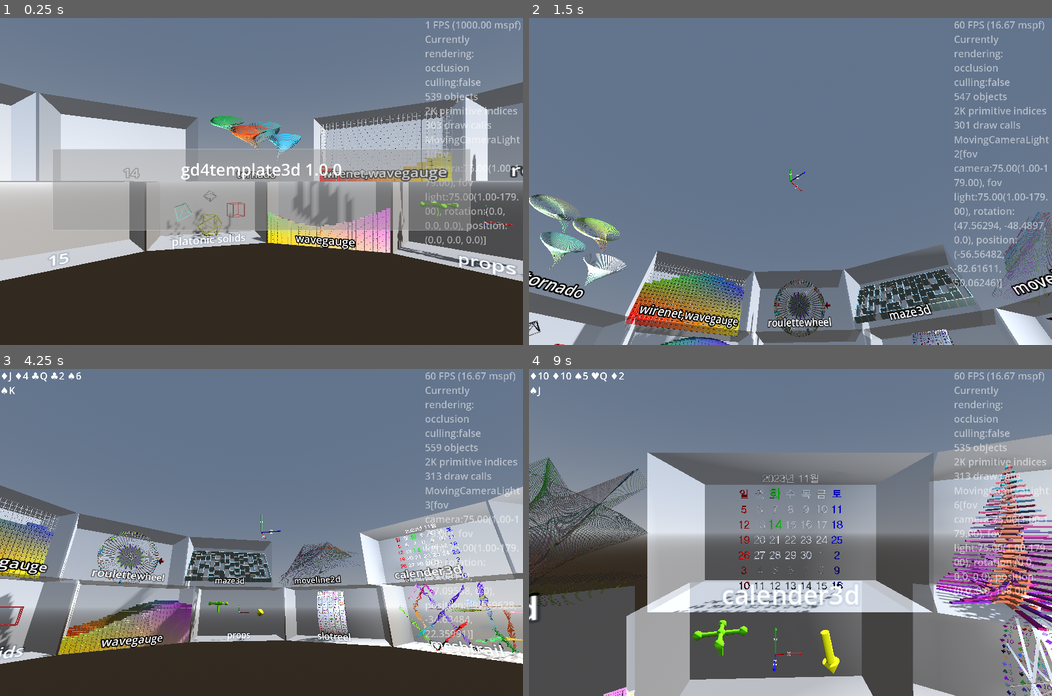
Above: before the commit, frames 1-4 (two rows, left to right).
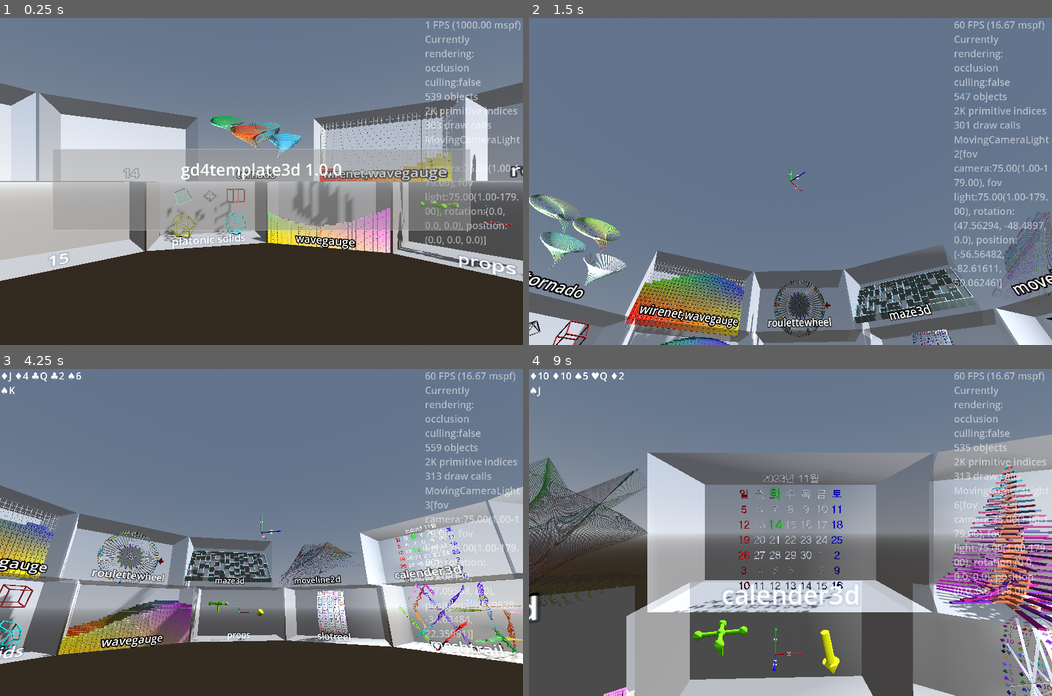
Above: after the commit, the same moments.

Repository: kasworld/gd4template3d
Game: Godot game, scene res://main.tscn
Two runs of this game, one before a commit and one after it. Both use one fixed random seed, a clock stepped at 60 frames per second and the inputs below.
Inputs (mouse positions are in pixels of both pictures, inside the frame that each line leads up to):
- Up to frame 1 (0.25 s): no input
- Up to frame 2 (1.5 s): tap Enter at 0.5 s; move the mouse to (905, 165) at 0.52 s; hold Right 0.53-1.28 s; tap Q at 0.6 s; click (905, 165) at 0.67 s; move the mouse to (685, 197) at 1.27 s; hold Down from 1.28 s (still down); tap E at 1.35 s
- Up to frame 3 (4.25 s): move the mouse to (313, 460) at 2.02 s; release Down at 2.03 s; hold Right 2.03-2.78 s; tap Enter at 2.1 s; move the mouse to (235, 597) at 2.77 s; hold Up 2.78-3.53 s; tap Q at 2.85 s; click (235, 597) at 2.92 s; move the mouse to (418, 581) at 3.52 s; hold Left from 3.53 s (still down); tap E at 3.6 s
- Up to frame 4 (9 s): move the mouse to (633, 483) at 4.27 s; tap one key every 0.75 s from 4.35 s: Enter Q E Enter Q E Enter; move the mouse to (816, 532) at 5.02 s; release Left at 5.03 s; hold Down 5.03-5.78 s; click (816, 532) at 5.17 s; move the mouse to (712, 450) at 5.77 s; hold Right 5.78-6.53 s; move the mouse to (905, 516) at 6.52 s; hold Up 6.53-7.28 s; move the mouse to (685, 548) at 7.27 s; hold Right 7.28-8.03 s; click (685, 548) at 7.42 s; move the mouse to (842, 460) at 8.02 s; hold Down 8.03-8.78 s; move the mouse to (764, 597) at 8.77 s; hold Left from 8.78 s (still down)

The runs differ from the first frame. In frame 1, 0.7% of the frame differs, in the area x 30-48%, y 51-69%; in frame 2, 0.1%; in frame 3, 0.3%; in frame 4, less than 0.1%.

Commit message:
add DodecahedronLines PointListToLineList

Diff:
--- a/main.gd
+++ b/main.gd
@@ -101,6 +101,7 @@
 var wire_tetrahedron :MultiMeshShape
 var wire_octahedron :MultiMeshShape
 var wire_icosahedron :MultiMeshShape
+var wire_dodecahedron :MultiMeshShape
 func platonic_solids_demo(glasscabinet :GlassCabinet, labeltext :String = "") -> void:
 	if labeltext != "":
 		glasscabinet.set_label_text(labeltext)
@@ -108,11 +109,13 @@
 	wire_cube = preload("res://multi_mesh_shape/multi_mesh_shape.tscn").instantiate(
 		).init_wire_box( Vector3(20,20,20), 1, random_color())
 	glasscabinet.add_child(wire_cube)
-	wire_cube.position = Vector3(WorldSize.x/4, 0,0)
+	wire_cube.position = Vector3(WorldSize.x/4, WorldSize.y/4,0)
+
 	wire_tetrahedron = preload("res://multi_mesh_shape/multi_mesh_shape.tscn").instantiate(
 		).multi_line_by_pos( MultiMeshShape.TetrahedronLines, 1, random_color())
 	glasscabinet.add_child(wire_tetrahedron)
-	wire_tetrahedron.position = Vector3(-WorldSize.x/4, 0,0)
+	wire_tetrahedron.position = Vector3(-WorldSize.x/4, WorldSize.y/4,0)
+
 	wire_octahedron = preload("res://multi_mesh_shape/multi_mesh_shape.tscn").instantiate(
 		).multi_line_by_pos( MultiMeshShape.OctahedronLines, 1, random_color())
 	glasscabinet.add_child(wire_octahedron)
@@ -121,7 +124,12 @@
 	wire_icosahedron = preload("res://multi_mesh_shape/multi_mesh_shape.tscn").instantiate(
 		).multi_line_by_pos( MultiMeshShape.IcosahedronLines, 1, random_color())
 	glasscabinet.add_child(wire_icosahedron)
-	wire_icosahedron.position = Vector3(0,-WorldSize.y/4,0)
+	wire_icosahedron.position = Vector3(-WorldSize.x/4,-WorldSize.y/4,0)
+
+	wire_dodecahedron = preload("res://multi_mesh_shape/multi_mesh_shape.tscn").instantiate(
+		).multi_line_by_pos( MultiMeshShape.DodecahedronLines, 1, random_color())
+	glasscabinet.add_child(wire_dodecahedron)
+	wire_dodecahedron.position = Vector3(WorldSize.x/4,-WorldSize.y/4,0)
 
 	platonic_solids_animation.animation_ended.connect(platonic_solids_animation_ended)
 	start_platonic_solids_animation()
@@ -147,6 +155,10 @@
 	axis = [Vector3.Axis.AXIS_X, Vector3.Axis.AXIS_Y, Vector3.Axis.AXIS_Z].pick_random()
 	platonic_solids_animation.start_rotate_subfield(
 		"ani_rot", wire_icosahedron, axis , wire_icosahedron.rotation[axis], wire_icosahedron.rotation[axis] + diff, 1.0)
+	diff = [PI/2,-PI/2].pick_random()
+	axis = [Vector3.Axis.AXIS_X, Vector3.Axis.AXIS_Y, Vector3.Axis.AXIS_Z].pick_random()
+	platonic_solids_animation.start_rotate_subfield(
+		"ani_rot", wire_dodecahedron, axis , wire_dodecahedron.rotation[axis], wire_dodecahedron.rotation[axis] + diff, 1.0)
 
 
 var tornado_list :Array # [ tornado , colorinfo ]
--- a/multi_mesh_shape/multi_mesh_shape.gd
+++ b/multi_mesh_shape/multi_mesh_shape.gd
@@ -138,41 +138,59 @@
 	Vector3(-golden_ratio,0,-1),
 ]
 
-static var IcosahedronLines := make_line_from_sorted_point_list(
-	sort_points_for_line(
-		multiply_points(IcosahedronPoints,10)
-	),5)
-
-static func multiply_points(point_list:Array, m :float) -> Array:
+static var IcosahedronLines := PointListToLineList(IcosahedronPoints,5,10)
+
+static var DodecahedronPoints := [
+	Vector3(1,1,1),
+	Vector3(-1,1,1),
+	Vector3(1,-1,1),
+	Vector3(-1,-1,1),
+	Vector3(1,1,-1),
+	Vector3(-1,1,-1),
+	Vector3(1,-1,-1),
+	Vector3(-1,-1,-1),
+	Vector3(0, 1/golden_ratio, golden_ratio),
+	Vector3(0, -1/golden_ratio, golden_ratio),
+	Vector3(0, 1/golden_ratio, -golden_ratio),
+	Vector3(0, -1/golden_ratio, -golden_ratio),
+	Vector3(1/golden_ratio, golden_ratio, 0),
+	Vector3(-1/golden_ratio, golden_ratio, 0),
+	Vector3(1/golden_ratio, -golden_ratio, 0),
+	Vector3(-1/golden_ratio, -golden_ratio, 0),
+	Vector3(golden_ratio, 0, 1/golden_ratio),
+	Vector3(golden_ratio, 0, -1/golden_ratio),
+	Vector3(-golden_ratio, 0, 1/golden_ratio),
+	Vector3(-golden_ratio, 0, -1/golden_ratio),
+]
+
+static var DodecahedronLines := PointListToLineList(DodecahedronPoints,3,10)
+
+static func PointListToLineList(point_list:Array, cut_count :int, m :float =1) -> Array:
+	var muliplied_point_list := []
+	# multiply_points
+	for p in point_list:
+		muliplied_point_list.append(p *m)
+	var sorted_point_list_list := []
+	# 각 배열의 첫 원소와 가장 가까운 순으로 점들을 정렬한다.
+	for p :Vector3 in muliplied_point_list:
+		var plist := muliplied_point_list.duplicate()
+		plist.sort_custom(func(a , b): return p.distance_to(a) < p.distance_to(b))
+		sorted_point_list_list.append(plist)
+	# make_line_from_sorted_point_list_list
+	var line_list := []
+	for v in sorted_point_list_list:
+		for i in cut_count:
+			# prepare del duplicated line
+			if v[0] < v[1+i]:
+				line_list.append([v[0], v[1+i]])
+			else:
+				line_list.append([v[1+i], v[0]])
+	line_list.sort_custom(func(a,b): return a < b)
 	var rtn := []
-	for p in point_list:
-		rtn.append(p *m)
+	# del duplicated line
+	for i in range(0,line_list.size(),2):
+		rtn.append(line_list[i])
 	return rtn
-
-# 각 배열의 첫 원소와 가장 가까운 순으로 점들을 정렬한다.
-static func sort_points_for_line(point_list :Array) -> Array:
-	var rtn := []
-	for p :Vector3 in point_list:
-		var plist := point_list.duplicate()
-		plist.sort_custom(func(a , b): return p.distance_to(a) < p.distance_to(b))
-		rtn.append(plist)
-	return rtn
-
-static func make_line_from_sorted_point_list(sorted_point_list :Array, cut_count :int) -> Array:
-	var rtn := []
-	for v in sorted_point_list:
-		for i in cut_count:
-			# for del duplicated line
-			if v[0] < v[1+i]:
-				rtn.append([v[0], v[1+i]])
-			else:
-				rtn.append([v[1+i], v[0]])
-	rtn.sort_custom(func(a,b): return a < b)
-	var rtn2 := []
-	for i in range(0,rtn.size(),2):
-		rtn2.append(rtn[i])
-	return rtn2
-
 
 # end example ##################################################################
 
